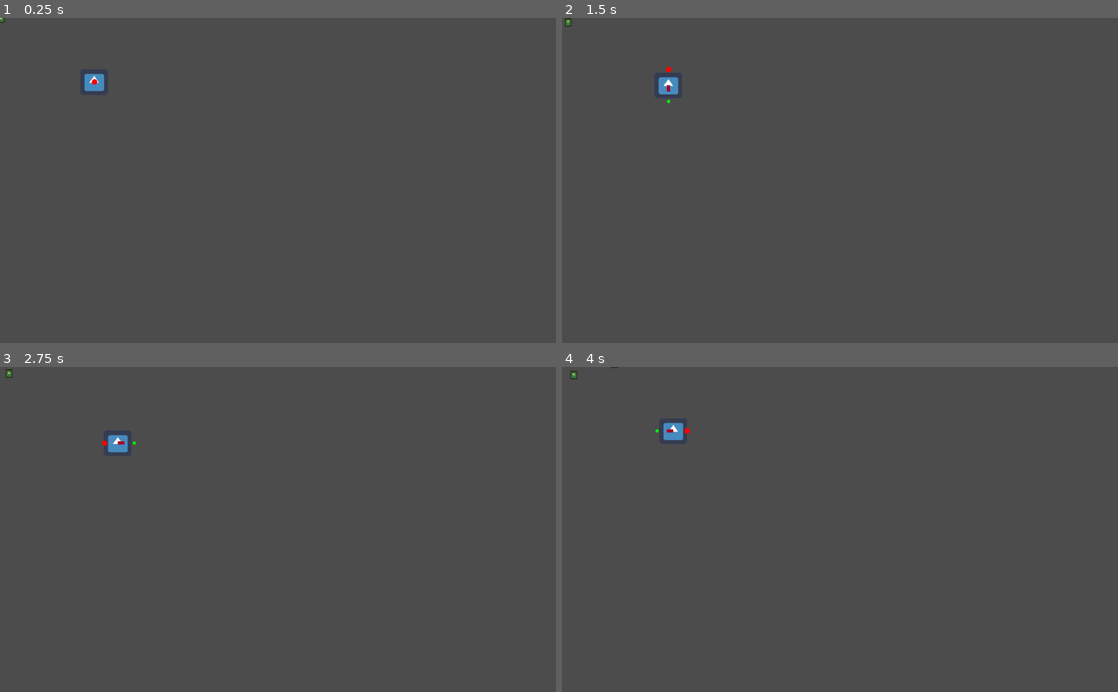
Above: before the commit, frames 1-4 (two rows, left to right).
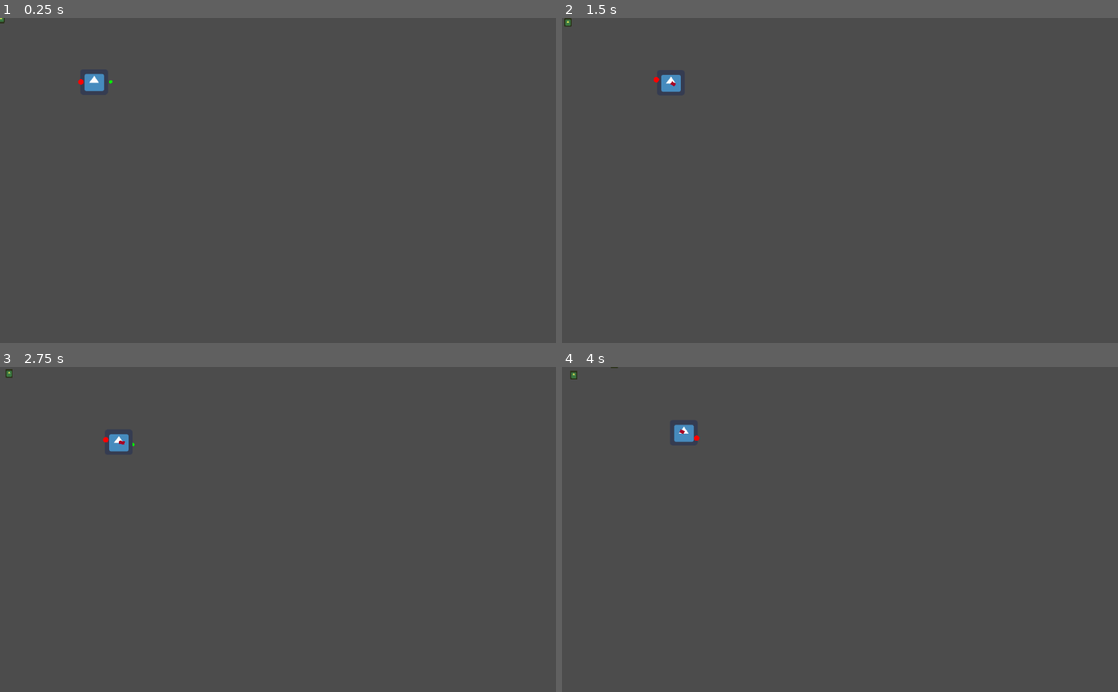
Above: after the commit, the same moments.

Repository: Cartogy/GWJ24
Game: Godot game, scene res://Scenes/test.tscn
The game is run twice, just before and just after one commit, with the same random seed, the same clock (stepped at 60 frames per second) and the same inputs. The project has no main scene, so this scene is started directly. The engine's default icon, where the game draws it, is replaced by a stand-in: a white triangle on a blue panel in a dark square.
Inputs:
- Up to frame 1 (0.25 s): no input
- Up to frame 2 (1.5 s): tap Enter at 0.5 s; hold Right (ui_right) 0.53-1.28 s; hold M (follow_cmd) 0.53-1.28 s; hold Down (ui_down) from 1.28 s (still down); tap H (stay_cmd) at 1.35 s
- Up to frame 3 (2.75 s): release Down (ui_down) at 2.03 s; hold Right (ui_right) from 2.03 s (still down); hold M (follow_cmd) from 2.03 s (still down)
- Up to frame 4 (4 s): release Right (ui_right) at 2.78 s; release M (follow_cmd) at 2.78 s; hold Up (ui_up) 2.78-3.53 s; tap H (stay_cmd) at 2.85 s; hold Left (ui_left) from 3.53 s (still down); hold M (follow_cmd) from 3.53 s (still down)

The runs differ from the first frame. In frame 1, less than 0.1% of the frame differs, in the area x 0-21%, y 0-21%; in frame 2, 0.2%; in frame 3, less than 0.1%; in frame 4, 0.3%, in the area x 16-25%, y 17-24%.

Commit message:
Added steering behaviour to duck movement

Diff:
--- a/Scenes/Chick/chick.gd
+++ b/Scenes/Chick/chick.gd
@@ -51,7 +51,11 @@
 	if chick_distance_away < distance_away:
 		lead = chick
 
+func get_direction():
+	return direction
 
+func set_direction(val):
+	direction = val
 
 
 func _on_Area2D_body_entered(body):
--- a/Scenes/Chick/follow.gd
+++ b/Scenes/Chick/follow.gd
@@ -33,7 +33,7 @@
 
 
 func calculate_destination(leader, gap):
-	var position =  leader.position - leader.direction.normalized() * leader.get_gap()	# Position behind lead
+	var position =  leader.position - leader.get_direction().normalized() * leader.get_gap()	# Position behind lead
 
 	return position
 
--- a/Scenes/Duck/Duck.tscn
+++ b/Scenes/Duck/Duck.tscn
@@ -34,8 +34,9 @@
 __meta__ = {
 "_edit_group_": true
 }
-speed = 10
+speed = 50
 radius = 20
+steering = 0.04
 
 [node name="AnimatedSprite" type="AnimatedSprite" parent="."]
 position = Vector2( -0.214184, 0.0442142 )
--- a/Scenes/Duck/duck.gd
+++ b/Scenes/Duck/duck.gd
@@ -2,19 +2,22 @@
 
 export (int) var speed
 export (int) var radius
+export (float) var steering
 
-
-var direction = Vector2(0, 0)
+var forward_direction = Vector2(1, 0)
 
 var gap_per_chick = 2
 
 func _ready():
-	pass # Replace with function body.
+	if steering < 0.0:
+		steering = 0
+	elif steering > 1.0:
+		steering = 1.0
 
 func change_direction(dir):
-	direction = dir
+	forward_direction = dir
 
-	$ForwardRay.set_point_position(1, direction * 4)
+	$ForwardRay.set_point_position(1, forward_direction * 4)
 
 func _process(delta):
 	update()	# Draw Circle
@@ -23,4 +26,10 @@
 	return radius
 
 func _draw():
-	draw_circle(direction * 10, 1, Color.green)
+	draw_circle(forward_direction * 10, 1, Color.green)
+
+func get_direction():
+	return forward_direction
+
+func set_direction(val):
+	forward_direction = val
--- a/Scenes/Duck/movement.gd
+++ b/Scenes/Duck/movement.gd
@@ -2,27 +2,39 @@
 
 onready var duck = get_parent()
 
-var velocity = Vector2()
+var direction = Vector2()
 
 # Called when the node enters the scene tree for the first time.
 func _ready():
 	pass # Replace with function body.
 
 func get_input():
-	velocity = Vector2()
+	direction = Vector2()
 	if Input.is_action_pressed("ui_up"):
-		velocity += Vector2(0,-1)
+		direction += Vector2(0,-1)
 	if Input.is_action_pressed("ui_down"):
-		velocity += Vector2(0,1)
+		direction += Vector2(0,1)
 	if Input.is_action_pressed("ui_right"):
-		velocity += Vector2(1,0)
+		direction += Vector2(1,0)
 	if Input.is_action_pressed("ui_left"):
-		velocity += Vector2(-1,0)
+		direction += Vector2(-1,0)
 
-	if velocity.x != 0 || velocity.y != 0:	# change direction when moving
-		duck.change_direction(velocity)
+	#if direction.x != 0 || direction.y != 0:	# change direction when moving
+	#	duck.change_direction(direction)
 
 
 func _physics_process(delta):
 	get_input()
-	duck.move_and_slide(velocity * duck.speed,Vector2(1,0))
+	# Calculate new forward vector
+	var forward = move_forward(duck.forward_direction, direction)
+
+	duck.move_and_slide(forward * duck.speed,Vector2(1,0))
+
+func move_forward(forward_v, desired_v):
+	var i_v = Vector2(0,0)
+	if desired_v != Vector2(0,0):
+		i_v = forward_v
+		if desired_v.x != 0 || desired_v.y != 0:
+			i_v = lerp(forward_v, desired_v, duck.steering)
+			duck.change_direction(i_v)
+	return i_v
